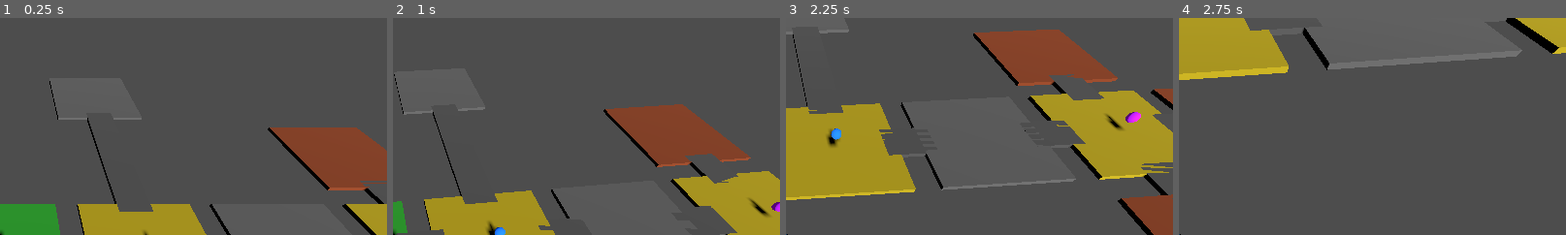
Above: before the commit, frames 1-4 (left to right).
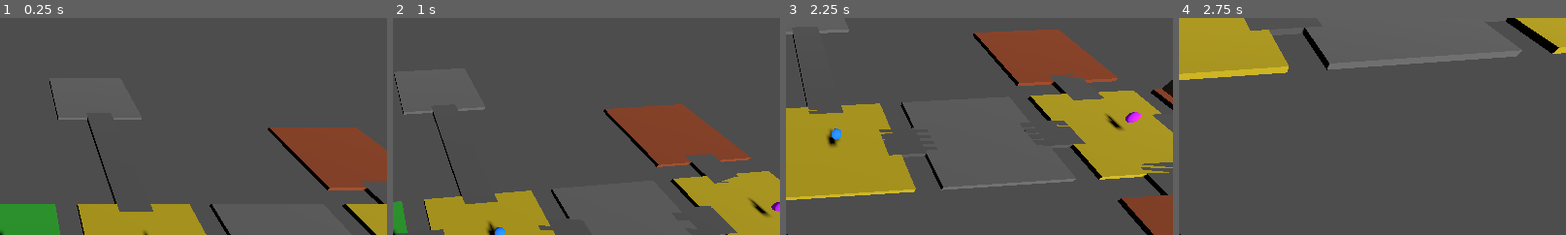
Above: after the commit, the same moments.

Repository: ADanielKoirala/spatialintel
Game: Godot game, scene res://game.tscn
The game is run twice, just before and just after one commit, with the same random seed, the same clock (stepped at 60 frames per second) and the same inputs. The project has no main scene, so this scene is started directly.
Inputs:
- Up to frame 1 (0.25 s): no input
- Up to frame 2 (1 s): hold Right (ui_right) from 0.53 s (still down)
- Up to frame 3 (2.25 s): release Right (ui_right) at 1.28 s; hold Down (ui_down) 1.28-2.03 s; hold Right (ui_right) from 2.03 s (still down)
- Up to frame 4 (2.75 s): keep holding Right (ui_right)
The pictures show only the part of the screen within x 50-100%, y 0-50%; the shares and areas given below are measured in that part.

Frames 1-2 are identical in both runs. In frame 3, 0.1% of the frame differs, in the area x 97-100%, y 28-37%; in frame 4, nothing differs.

Commit message:
fix: gate spans full room width (10 units) not corridor width (3 units)
Player could slide around the gate by moving off-centre since the gate
only matched the 3-unit corridor width. Gate now covers the full 10-unit
room entrance — player must have the key to enter.

Co-Authored-By: Claude Sonnet 4.6 <noreply@anthropic.com>

Diff:
--- a/spatialintel/demo/game/dungeon_builder_runtime.gd
+++ b/spatialintel/demo/game/dungeon_builder_runtime.gd
@@ -108,18 +108,19 @@
 	gate.name = "Gate"
 	gate.set_meta("required_key", color)
 	gate.add_to_group("gates")
-	# Position at entrance side of the room
+	# Full-width wall across the room entrance — spans the whole room so the
+	# player cannot squeeze around it. Gate must be unlocked with the key.
 	gate.position = Vector3(-4.0, 1.5, 0.0)
 
 	var col   := CollisionShape3D.new()
 	var shape := BoxShape3D.new()
-	shape.size = Vector3(0.4, 3.0, CORRIDOR_WIDTH)
+	shape.size = Vector3(0.4, 3.0, FLOOR_SIZE.z)
 	col.shape  = shape
 	gate.add_child(col)
 
 	var mesh := MeshInstance3D.new()
 	var box  := BoxMesh.new()
-	box.size = Vector3(0.4, 3.0, CORRIDOR_WIDTH)
+	box.size = Vector3(0.4, 3.0, FLOOR_SIZE.z)
 	mesh.mesh = box
 	var mat := StandardMaterial3D.new()
 	mat.albedo_color = _key_color(color)
